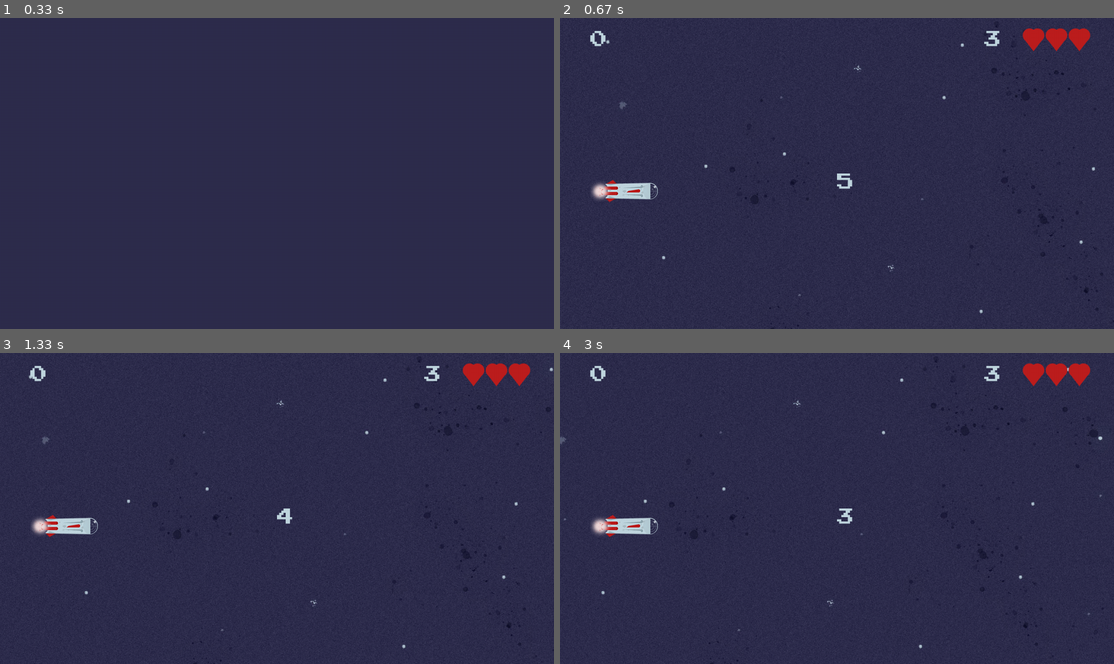
Above: before the commit, frames 1-4 (two rows, left to right).
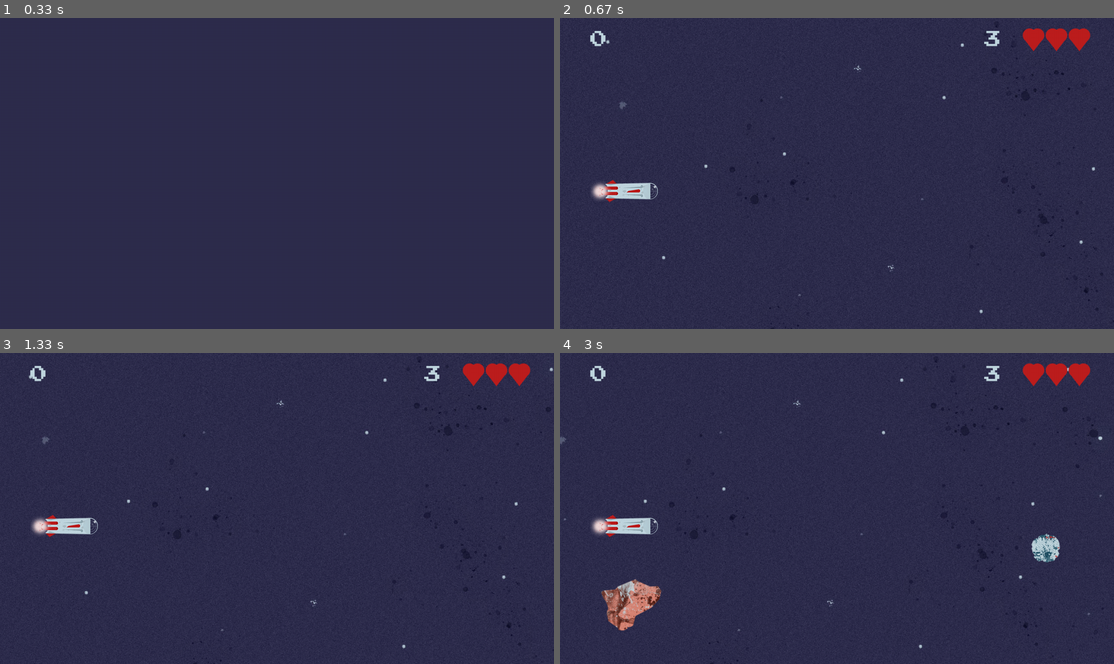
Above: after the commit, the same moments.

Repository: AdrianFSN/proyecto-final-pygame-quest
Game: pygame game, started from main.py
Two runs of this game, one before a commit and one after it. Both use one fixed random seed, a clock stepped at 60 frames per second and the inputs below.
Inputs:
- Up to frame 1 (0.33 s): no input
- Up to frame 2 (0.67 s): tap Space at 0.33 s
- Up to frame 3 (1.33 s): no input
- Up to frame 4 (3 s): no input

Frame 1 is identical in both runs. In frame 2, less than 0.1% of the frame differs, in the area x 50-53%, y 50-55%; in frame 3, less than 0.1%; in frame 4, 1.5%, in the area x 7-91%, y 50-90%.

Commit message:
chore: comienzo a modificar la clase Timer para convertirla a ScrollBG

Diff:
--- a/glumtar/__init__.py
+++ b/glumtar/__init__.py
@@ -2,7 +2,7 @@
 WIDTH = 1280
 HEIGHT = 720
 FPS = 60
-DEFAULT_TIMER = 7200
+DEFAULT_BG_SCROLL = 7200
 TIME_UNIT = FPS
 
 # Fonts
--- a/glumtar/scenes.py
+++ b/glumtar/scenes.py
@@ -2,9 +2,9 @@
 
 import pygame
 
-from . import BLACK, COLUMBIA_BLUE, CORAL_PINK, CORNELL_RED, DEFAULT_TIMER, FPS, HEIGHT, LIVES, MARGIN, ROBIN_EGG_BLUE, SPACE_CADET, TIME_UNIT, WIDTH
+from . import BLACK, COLUMBIA_BLUE, CORAL_PINK, CORNELL_RED, DEFAULT_BG_SCROLL, FPS, HEIGHT, LIVES, MARGIN, ROBIN_EGG_BLUE, SPACE_CADET, TIME_UNIT, WIDTH
 from .entities import LivesCounter, Meteorite, Ship, Scoreboard
-from tools.timers_and_countdowns import CountDown, Timer
+from tools.timers_and_countdowns import CountDown, ScrollBG
 
 
 class Scene:
@@ -47,10 +47,10 @@
         self.scoreboard = Scoreboard()
         self.lives_counter = LivesCounter()
 
-        self.timer = Timer(DEFAULT_TIMER)
-        self.set_timer = None
-
-        self.countdown = CountDown(self.clock, self.timer)
+        self.bg_scroll = ScrollBG(DEFAULT_BG_SCROLL)
+        self.set_bg_scroll = DEFAULT_BG_SCROLL
+
+        self.countdown = CountDown(self.clock, self.bg_scroll)
 
         self.player = None
         self.ship = pygame.sprite.GroupSingle()
@@ -64,7 +64,7 @@
         super().mainLoop()
         exit = False
         stop_timer = False
-        self.countdown_stop = False
+        # self.countdown_stop = False
         self.lives_counter.end_game = False
         trigger_ship = False
         while not exit:
@@ -77,11 +77,11 @@
             self.screen.fill(ROBIN_EGG_BLUE)
 
             self.paint_background(self.background_posX,
-                                  self.background_posY, self.set_timer)
-            self.initialize_countdown()
+                                  self.background_posY, self.set_bg_scroll)
+            # self.initialize_countdown()
             if not stop_timer:
-                self.set_timer -= 1
-                if self.set_timer == 0:
+                self.set_bg_scroll -= 1
+                if self.set_bg_scroll <= 0:
                     stop_timer = True
 
             self.scoreboard.show_scoreboard(self.screen)
@@ -114,11 +114,11 @@
 
     def initialize_countdown(self):
         if not self.countdown_stop:
-            self.set_timer = 0
+            self.set_bg_scroll = 0
             self.countdown.set_count_down(self.screen)
             if self.countdown.init_value < 0:
                 self.countdown_stop = True
-                self.set_timer = self.timer.set_timer()
+                self.set_bg_scroll = self.bg_scroll.set_timer()
 
     def generate_ship(self):
         self.player = Ship()
@@ -126,8 +126,8 @@
         self.screen.blit(self.player.image, self.player.rect)
 
     def generate_meteorites(self):
-        if self.set_timer > 0:
-            if self.set_timer % TIME_UNIT == 0:
+        if self.set_bg_scroll > 0:
+            if self.set_bg_scroll % TIME_UNIT == 0:
                 self.random_meteorite = Meteorite()
                 self.generated_meteorites.add(
                     self.random_meteorite)
@@ -139,7 +139,7 @@
         posY = posY
         timer = timer
         self.screen.blit(self.background, (posX, posY))
-        if self.set_timer != 0:
+        if self.set_bg_scroll != 0:
             self.background_posX -= 1
 
     def kill_ship(self):
@@ -167,7 +167,7 @@
                 # detected_collision.append(collision)
                 # return self.collision
                 self.countdown_stop = False
-            return self.countdown_stop, self.initialize_countdown()
+            return self.countdown_stop
 
 
 class ResolveLevel1(Scene):
--- a/tools/timers_and_countdowns.py
+++ b/tools/timers_and_countdowns.py
@@ -1,15 +1,14 @@
 import os
 import pygame
-from glumtar import COLUMBIA_BLUE, DEFAULT_TIMER, FONT, FONT_SIZE, FPS, HEIGHT, WIDTH
+from glumtar import COLUMBIA_BLUE, DEFAULT_BG_SCROLL, FONT, FONT_SIZE, FPS, HEIGHT, WIDTH
 
 
-class Timer:
+class ScrollBG:
     def __init__(self, start=3600):
         self.start = start
         self.accumulate_starts = {'start': self.start}
 
     def set_timer(self):
-
         return self.accumulate_starts.get('start')
 
 
